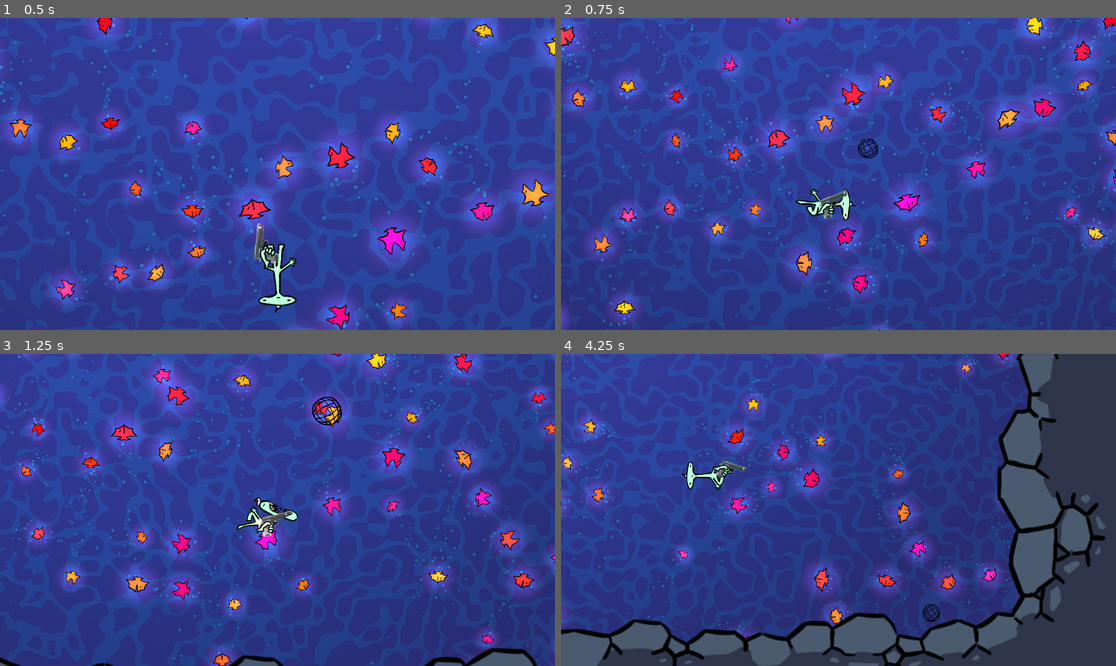
Above: before the commit, frames 1-4 (two rows, left to right).
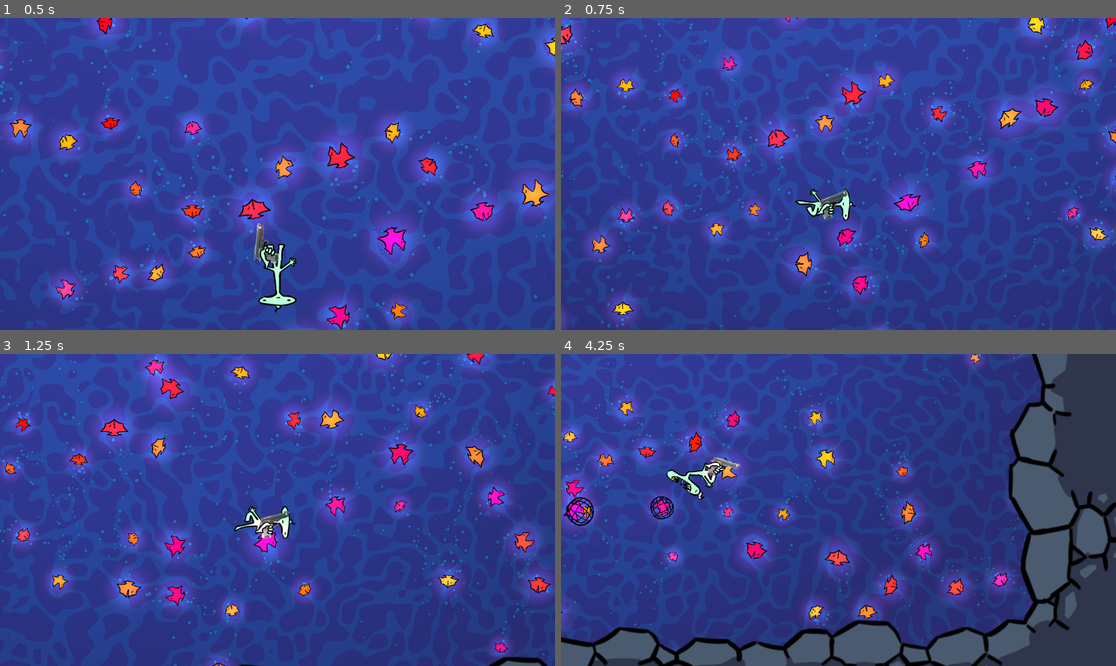
Above: after the commit, the same moments.

Repository: Krapas2/boidslop
Game: Godot game, scene res://scenes/screens/test-scene.tscn
Two runs of this game, one before a commit and one after it. Both use one fixed random seed, a clock stepped at 60 frames per second and the inputs below.
Inputs (mouse positions are in pixels of both pictures, inside the frame that each line leads up to):
- Up to frame 1 (0.5 s): no input
- Up to frame 2 (0.75 s): move the mouse to (960, 158) at 0.52 s; press the mouse at (960, 158) at 0.53 s; hold D (walk_right) from 0.53 s (still down)
- Up to frame 3 (1.25 s): keep holding D (walk_right)
- Up to frame 4 (4.25 s): move the mouse to (727, 525) at 1.27 s; release D (walk_right) at 1.28 s; release the mouse at (727, 525) at 1.28 s; hold S (walk_down) 1.28-2.03 s; click (727, 525) at 1.35 s; move the mouse to (894, 441) at 2.02 s; press the mouse at (894, 441) at 2.03 s; hold D (walk_right) 2.03-2.78 s; move the mouse to (810, 572) at 2.77 s; release the mouse at (810, 572) at 2.78 s; hold W (walk_up) 2.78-3.53 s; click (810, 572) at 2.85 s; move the mouse to (1005, 556) at 3.52 s; press the mouse at (1005, 556) at 3.53 s; hold A (walk_left) from 3.53 s (still down)

Frame 1 is identical in both runs. In frame 2, 4.4% of the frame differs, in the area x 0-100%, y 0-100%; in frame 3, 18%; in frame 4, 26%.

Commit message:
player launch charge zoom

Diff:
--- a/scenes/objects/player.tscn
+++ b/scenes/objects/player.tscn
@@ -14,6 +14,7 @@
 [ext_resource type="Script" path="res://scripts/game/player/player-health-drain.gd" id="6_2rlf8"]
 [ext_resource type="Script" uid="uid://uxdvtw2j0lqt" path="res://scripts/game/player/player-launch.gd" id="7_2rlf8"]
 [ext_resource type="PackedScene" uid="uid://drqm5e11el5g8" path="res://scenes/objects/net.tscn" id="8_0ay4w"]
+[ext_resource type="Script" uid="uid://mu54084wosf3" path="res://scripts/game/player/visual/player-launch-charge-zoom.gd" id="15_2iaiu"]
 
 [sub_resource type="PhysicsMaterial" id="PhysicsMaterial_p7rwu"]
 friction = 0.0
@@ -252,5 +253,12 @@
 script = ExtResource("7_2rlf8")
 origin = NodePath("../Sprites/GunPivot/GunPoint")
 net = ExtResource("8_0ay4w")
-launch_speed = 400.0
+charge_time = 2.0
+min_launch_speed = 250.0
+max_launch_speed = 550.0
 metadata/_custom_type_script = "uid://uxdvtw2j0lqt"
+
+[node name="PlayerLaunchChargeZoom" type="Node" parent="PlayerLaunch"]
+script = ExtResource("15_2iaiu")
+zoom_power = 0.35
+metadata/_custom_type_script = "uid://mu54084wosf3"
--- a/scenes/screens/test-scene.tscn
+++ b/scenes/screens/test-scene.tscn
@@ -65,6 +65,15 @@
 max_leading_distance = 250.0
 metadata/_custom_type_script = "uid://c54178coumdbg"
 
+[node name="MosaicShaderRenderer" type="Node" parent="Camera2D"]
+script = ExtResource("11_1fstr")
+shader_material = ExtResource("8_i767o")
+overlap_amount = 2.0
+padding = 64.0
+z_index = -2
+columns = 6
+rows = 6
+
 [node name="BallsRoot" parent="." instance=ExtResource("6_mitsk")]
 
 [node name="BossBehaviourManager" parent="BallsRoot" index="3" node_paths=PackedStringArray("player")]
@@ -112,16 +121,6 @@
 texture = ExtResource("11_ye0oj")
 texture_scale = 6.0
 
-[node name="MosaicShaderRenderer" type="Node" parent="Level" node_paths=PackedStringArray("camera")]
-script = ExtResource("11_1fstr")
-camera = NodePath("../../Camera2D")
-shader_material = ExtResource("8_i767o")
-overlap_amount = 2.0
-padding = 64.0
-z_index = -2
-columns = 6
-rows = 6
-
 [editable path="PlayerBody"]
 [editable path="BallsRoot"]
 [editable path="CanvasLayer"]
--- a/scripts/game/camera/mosaic-shader-renderer.gd
+++ b/scripts/game/camera/mosaic-shader-renderer.gd
@@ -1,7 +1,6 @@
 extends Node
 class_name MosaicShaderRenderer
 
-@export var camera: Camera2D
 @export var shader_material: ShaderMaterial
 @export var overlap_amount: float
 @export var padding: float
@@ -19,6 +18,8 @@
 			_rebuild_tiles()
 
 var _tiles: Array[ColorRect] = []
+
+@onready var camera: Camera2D = get_parent()
 
 func _ready() -> void:
 	_rebuild_tiles()
--- a/scripts/game/player/player-launch.gd
+++ b/scripts/game/player/player-launch.gd
@@ -3,11 +3,20 @@
 
 @export var origin: Node2D
 @export var net: PackedScene
-@export var launch_speed: float
+@export var charge_time: float
+@export var min_launch_speed: float
+@export var max_launch_speed: float
+
+@onready var charge: float = 0
+
+func _process(delta: float) -> void:
+	if Input.is_action_pressed("shoot") && charge < charge_time:
+		charge += delta
 
 func _unhandled_input(event: InputEvent) -> void:
-	if event.is_action_pressed("shoot"):
+	if event.is_action_released("shoot"):
 		shoot()
+		charge = 0;
 
 func shoot() -> void:
 	var mouse_position: Vector2 = get_viewport().get_mouse_position()
@@ -18,4 +27,7 @@
 
 	net_body.global_position = origin.global_position
 	net_body.look_at(global_mouse_pos)
-	net_body.linear_velocity = net_body.transform.x * launch_speed
+	net_body.linear_velocity = net_body.transform.x * charged_speed()
+
+func charged_speed() -> float:
+	return remap(charge, 0, charge_time, min_launch_speed, max_launch_speed)
--- a/scripts/game/player/player-net.gd
+++ b/scripts/game/player/player-net.gd
@@ -23,6 +23,9 @@
 func _ready() -> void:
 	captured_bodies_offset = Vector2.ZERO
 
+# TODO: when moving fast, collisions get skipped.
+# try to hook into the body's signal for detecting collision directly to
+# replace .get_overlapping_bodies()
 func _physics_process(_delta: float) -> void:
 	pick_behaviour()
 	set_captured_position()
--- /dev/null
+++ b/scripts/game/player/visual/player-launch-charge-zoom.gd
@@ -0,0 +1,21 @@
+extends Node
+class_name PlayerLaunchChargeZoom
+
+@export var zoom_power: float
+
+@onready var player_launch: PlayerLaunch = get_parent()
+@onready var camera_controller: CameraController = CameraController.instance
+
+const CHARGE_ZOOM_KEY: String = "CHARGE_ZOOM"
+
+func _process(_delta: float) -> void:
+	camera_controller.additional_zooms[CHARGE_ZOOM_KEY] = _calculated_zoom()
+
+func _calculated_zoom() -> float:
+	return remap(
+		player_launch.charge,
+		0,
+		player_launch.charge_time,
+		0,
+		zoom_power
+	)
--- a/scripts/utils/float_utils.gd
+++ b/scripts/utils/float_utils.gd
@@ -4,6 +4,6 @@
 	if values.is_empty():
 		return 0
 	var sum: float = 0
-	for value: int in values:
+	for value: float in values:
 		sum += value
 	return sum/values.size()
Not shown: 1 places in scenes/objects/player.tscn that only renumber resources
Not shown, added: scripts/game/player/visual/player-launch-charge-zoom.gd.uid
